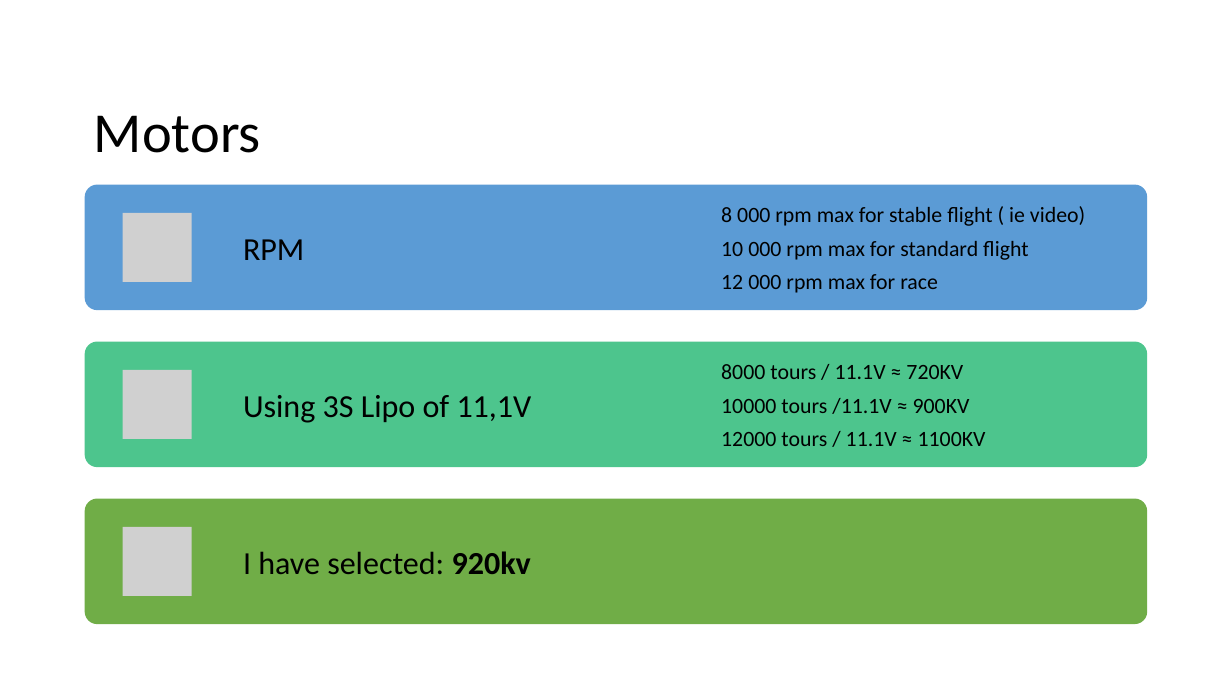
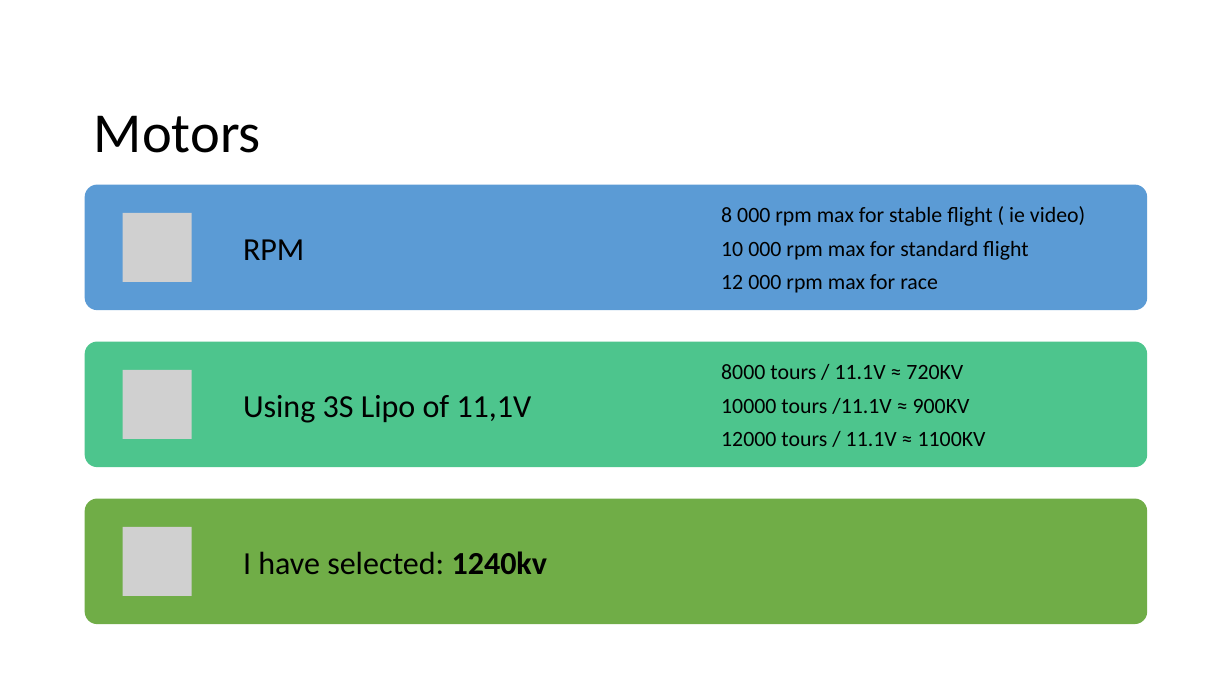
Before and after one commit to RobotEdh/RobotMicroControl, a slide deck: slide 12 of libraries/Diagramm Drone.pptx. Drawn at 1232x693 pixels with LibreOffice and Linux fonts; fonts in the diff are those of the drawing; grey boxes stand for pictures. Boxes give left, top, right and bottom in pixels: in the first picture for what was removed or moved away, otherwise in the second. Text is boxed around its words. In the diff, an @@ line names an element or a change of style, - is before the commit and + after.

```diff
--- a/libraries/Diagramm Drone.pptx
+++ b/libraries/Diagramm Drone.pptx
@@ text at (243,551,547,574): text changed @@
-I have selected: 920kv
+I have selected: 1240kv
```
Also in this commit, not shown: 4 other slides changed, 3 slides removed, 4 other files.
